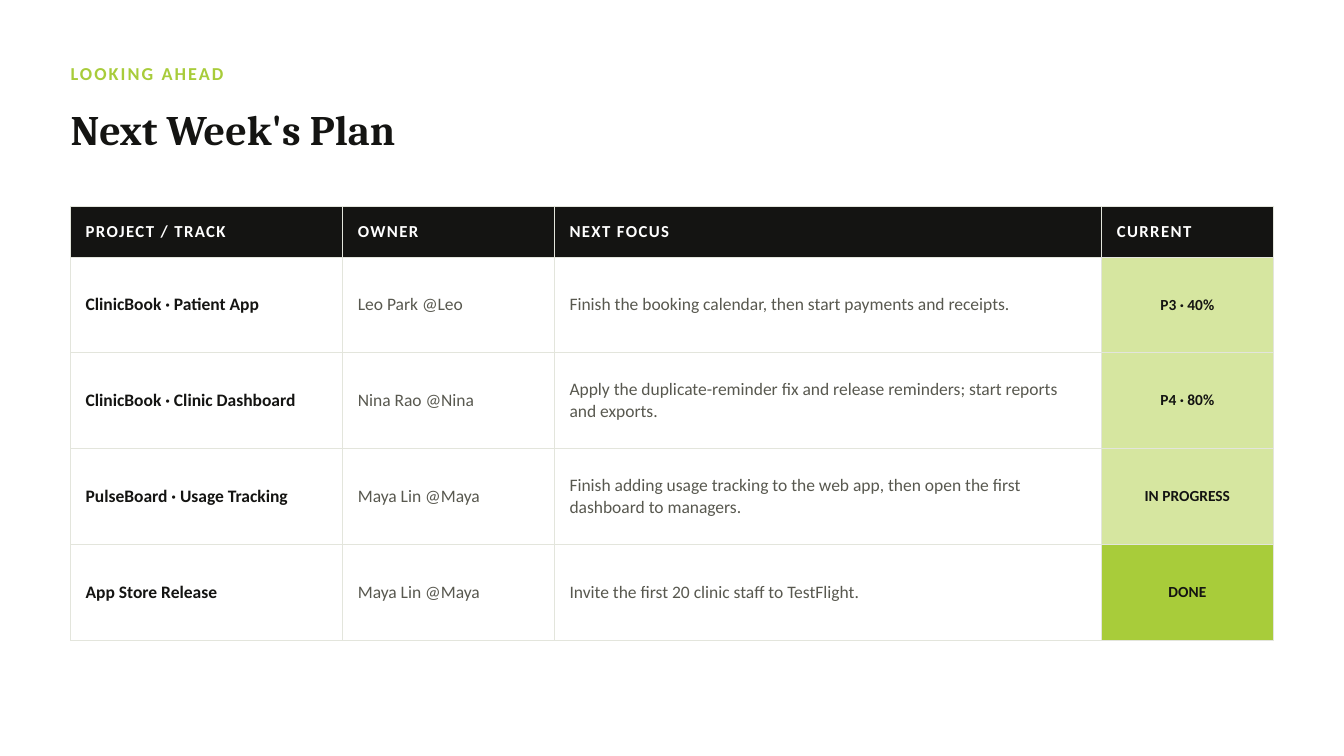
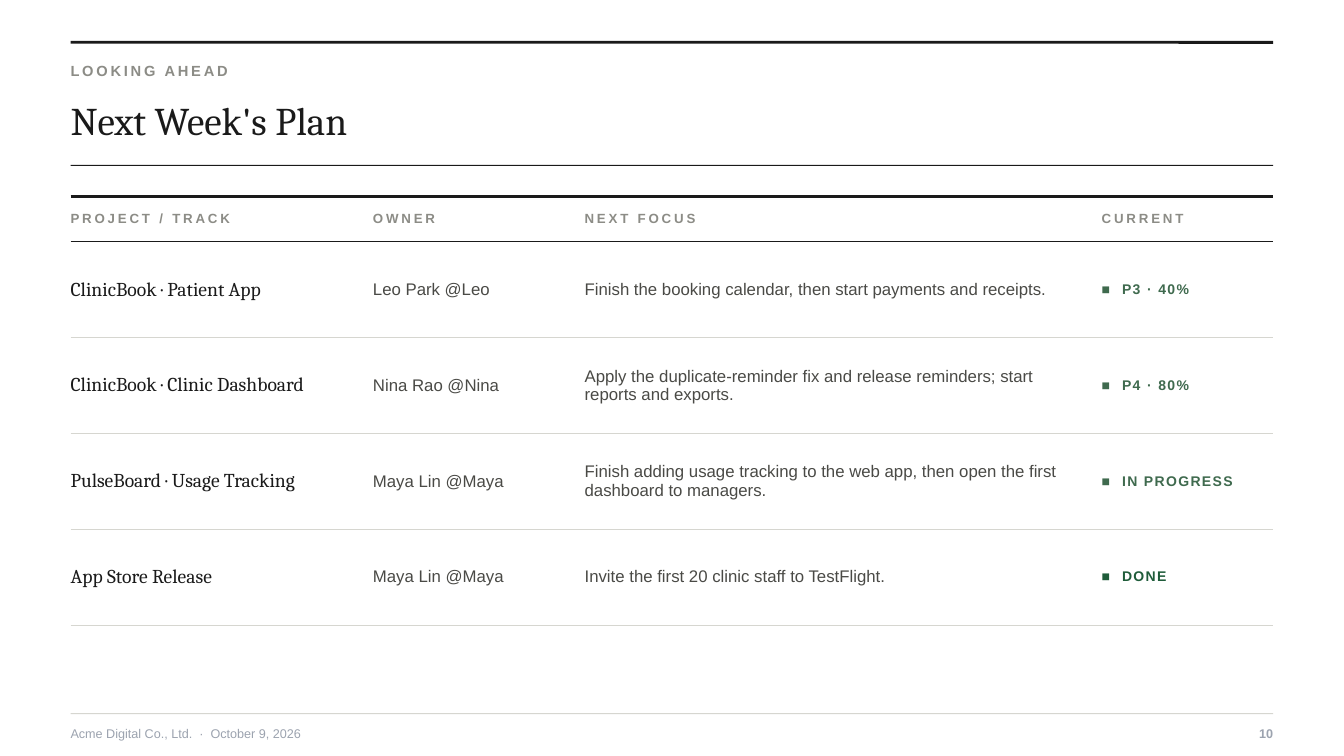
Before and after one commit to Soe-Moe/showship, a slide deck: slide 10 of docs/example-deck.pptx. Drawn at 1344x756 pixels with LibreOffice and Linux fonts; fonts in the diff are those of the drawing. Boxes give left, top, right and bottom in pixels: in the first picture for what was removed or moved away, otherwise in the second. Text is boxed around its words. In the diff, an @@ line names an element or a change of style, - is before the commit and + after.

```diff
--- a/docs/example-deck.pptx
+++ b/docs/example-deck.pptx
@@ text "LOOKING AHEAD" at bbox=[71, 66, 228, 76]: size 13 to 10.5 pt, font Calibri to Arial, text colour #A8CC3A to #8C8C86, letter spacing 1.5 to 2 pt @@
@@ line added from (71, 42) to (1273, 42), #1A1A1A 2 pt @@
@@ text "Next Week's Plan" at bbox=[71, 107, 347, 136]: size 30 to 28 pt, text colour #141412 to #1A1A1A, bold off @@
@@ line added from (71, 165) to (1273, 165), #1A1A1A 0.75 pt @@
@@ table at bbox=[71, 197, 1273, 591] @@
-row 2, column 4: P3 · 40%
+row 2, column 4: ■ P3 · 40%
-row 3, column 4: P4 · 80%
+row 3, column 4: ■ P4 · 80%
-row 4, column 4: IN PROGRESS
+row 4, column 4: ■ IN PROGRESS
-row 5, column 4: DONE
+row 5, column 4: ■ DONE
@@ fill #141412 to none in row 1 @@
@@ fill #D6E6A0 to none in 3 cells @@
@@ fill #A8CC3A to none in row 5, column 4 @@
@@ size 12 to 9.5 pt, text colour #FFFFFF to #8C8C86, letter spacing 1 to 2 pt in "PROJECT / TRACK", "OWNER", "NEXT FOCUS", "CURRENT" @@
@@ font Calibri to Arial in "PROJECT / TRACK", "OWNER", "NEXT FOCUS", "CURRENT" and 8 more places @@
@@ size 12.5 to 14 pt, font Calibri to Cambria, text colour #141412 to #1A1A1A, bold off in "ClinicBook · Patient App", "ClinicBook · Clinic Dashboard", "PulseBoard · Usage Tracking", "App Store Release" @@
@@ size 12.5 to 12 pt, text colour #58584F to #4A4A46 in "Leo Park @Leo", "Finish the booking calendar, then start payments ...", "Nina Rao @Nina", "Apply the duplicate-reminder fix and release reminders; ..." and 4 more places @@
@@ borders changed @@
@@ table: place and size @@
-table at bbox=[71, 207, 1273, 605]
+table at bbox=[71, 197, 1273, 591]
@@ line added from (71, 714) to (1273, 714), #D6D6D0 0.75 pt @@
@@ text added at bbox=[71, 729, 301, 741], 9 pt, text #9CA3AF @@
+Acme Digital Co., Ltd. · October 9, 2026
@@ text added at bbox=[1259, 729, 1273, 738], 9 pt, text #9CA3AF, bold @@
+10
```
Also in this commit, not shown: 10 other slides changed, 15 other files.
